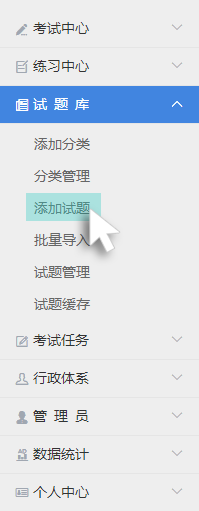
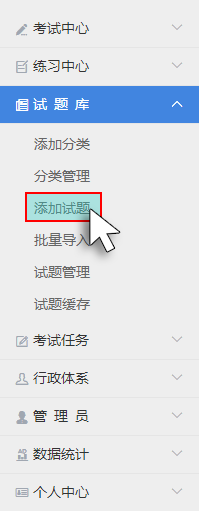
Layers edited between the first and the second w=199, h=511 image:
added layer "图层 5" in group "菜单子项指示层" over [25, 192, 102, 222]
